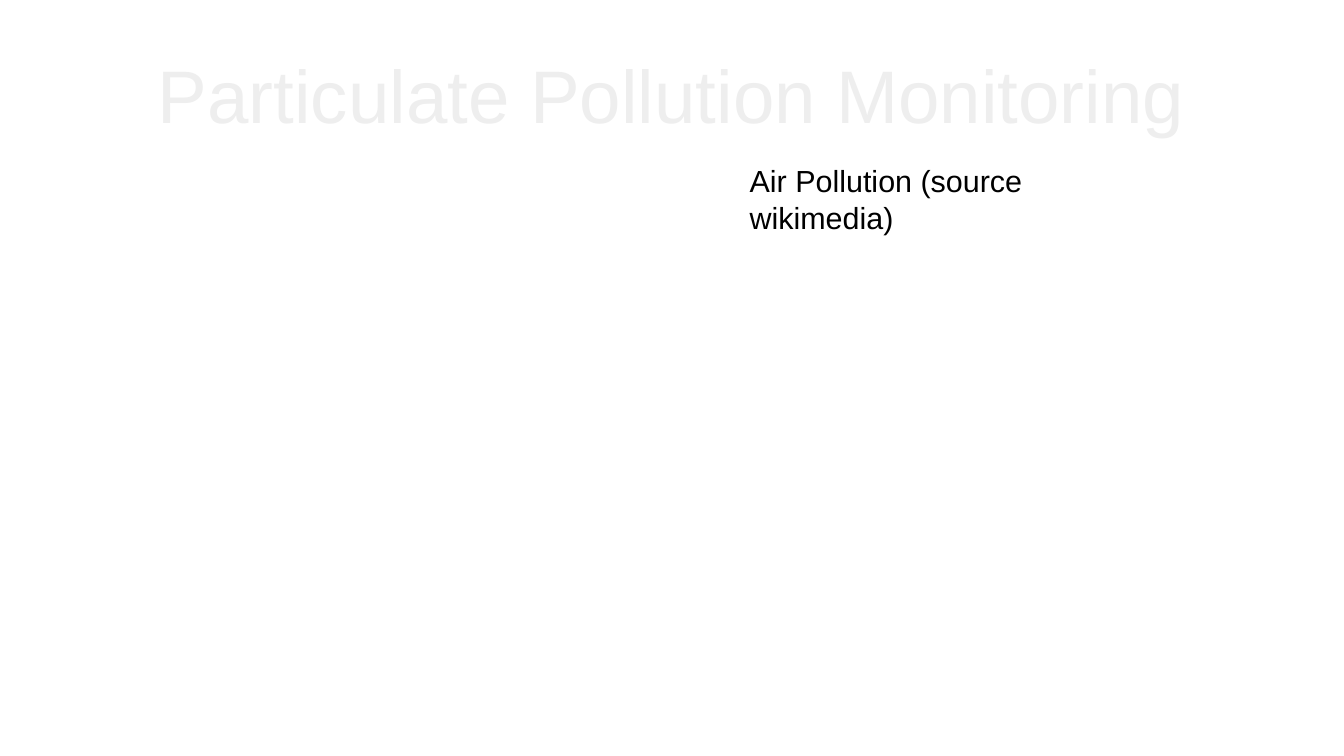
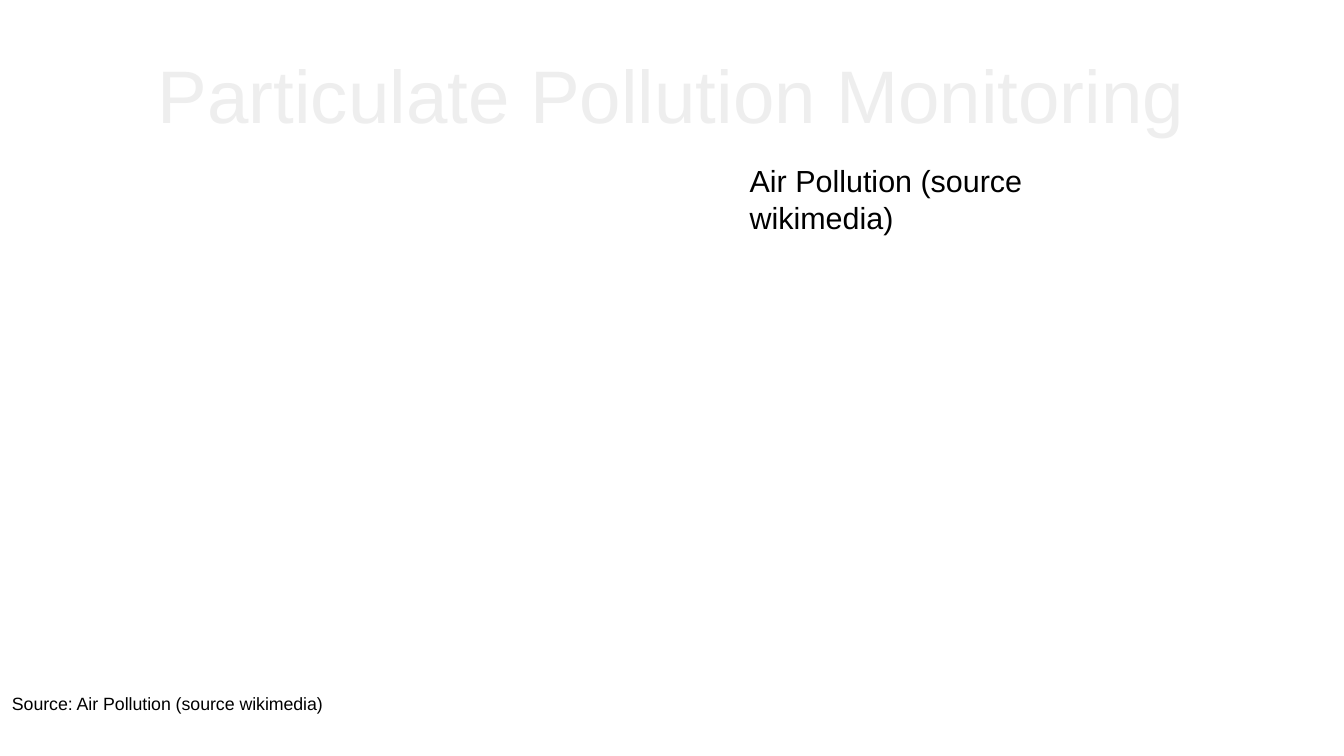
Before and after one commit to YvesL-Web/Air_Polution_Analysis, a slide deck: slide 1 of presentation/241124_00-first_plain_draft.odp. Drawn at 1344x756 pixels with LibreOffice and Linux fonts; fonts in the diff are those of the drawing; background and template pictures are left out. Boxes give left, top, right and bottom in pixels: in the first picture for what was removed or moved away, otherwise in the second. Text is boxed around its words. In the diff, an @@ line names an element or a change of style, - is before the commit and + after.

```diff
--- a/presentation/241124_00-first_plain_draft.odp
+++ b/presentation/241124_00-first_plain_draft.odp
@@ text added at (12, 697, 323, 714), 10.5 pt, text #000000 @@
+Source: Air Pollution (source wikimedia)
```
Also in this commit, not shown: 3 other slides changed, 4 slides added, 1 slide removed, 3 other files.
